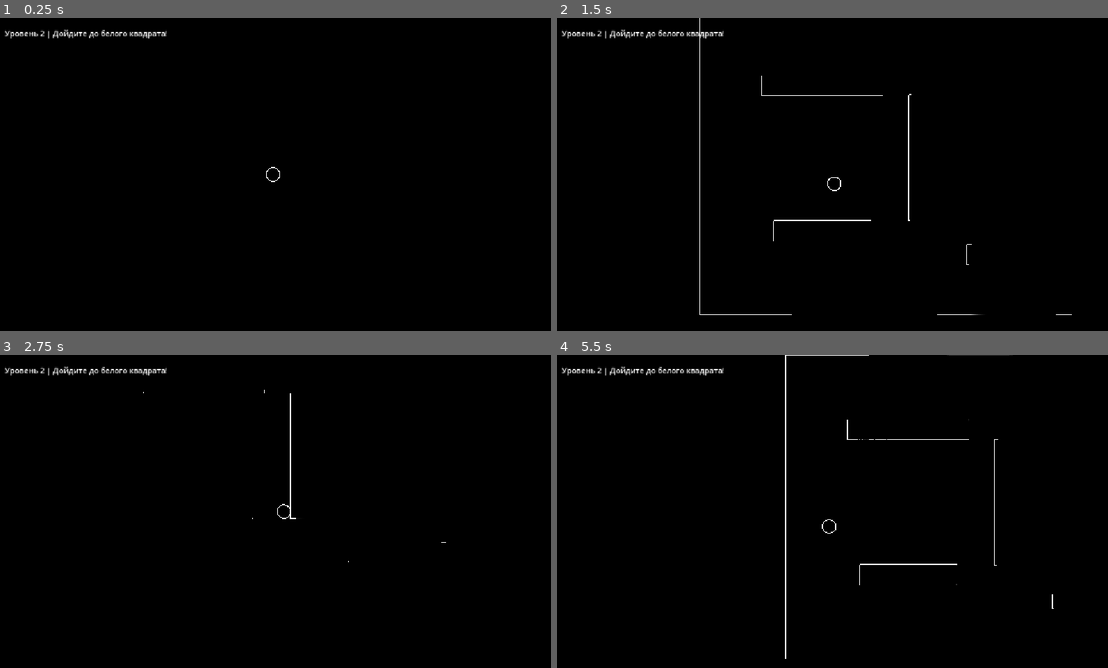
Above: before the commit, frames 1-4 (two rows, left to right).
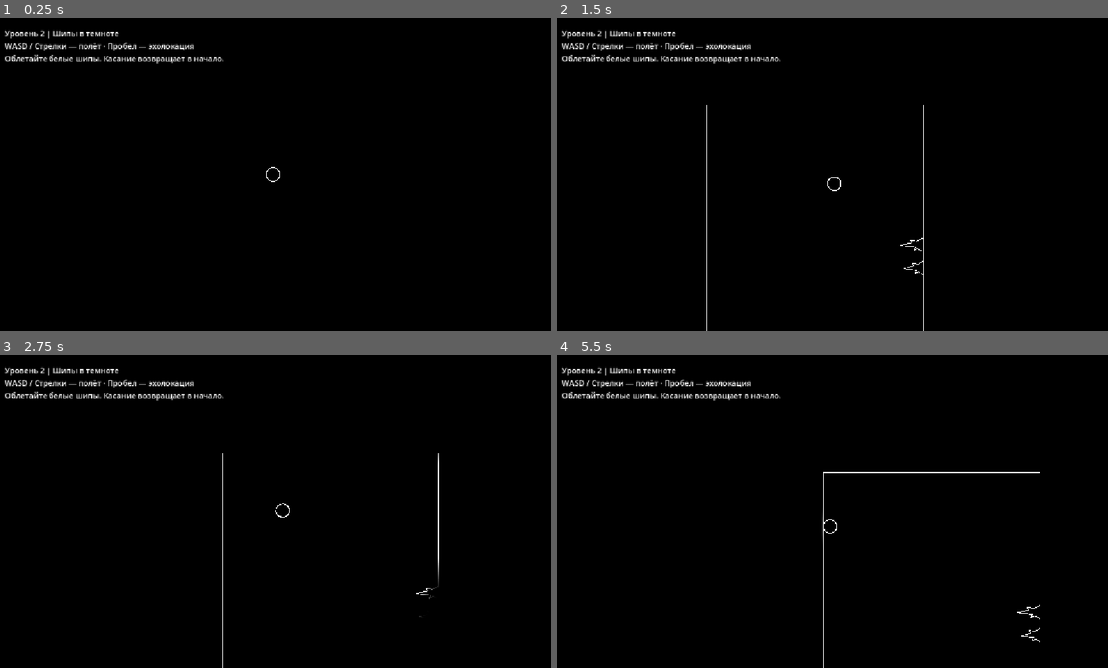
Above: after the commit, the same moments.

Repository: zhivushko/I-m_a_Bat
Game: Godot game, scene res://scenes/level/level_2.tscn
The game is run twice, just before and just after one commit, with the same random seed, the same clock (stepped at 60 frames per second) and the same inputs. This scene is started directly instead of the project's main scene.
Inputs:
- Up to frame 1 (0.25 s): no input
- Up to frame 2 (1.5 s): tap Enter (ui_accept) at 0.5, 0.77, 1.07 s; hold Right (ui_right) 0.53-1.28 s; hold Space 0.53-1.28 s; hold Down (ui_down) from 1.28 s (still down); tap Space at 1.35 s
- Up to frame 3 (2.75 s): tap Enter (ui_accept) at 1.52, 1.82 s; release Down (ui_down) at 2.03 s; hold Right (ui_right) from 2.03 s (still down); hold Space from 2.03 s (still down)
- Up to frame 4 (5.5 s): release Right (ui_right) at 2.78 s; release Space at 2.78 s; hold Up (ui_up) 2.78-3.53 s; tap Space at 2.85, 4.35 s; tap Enter (ui_accept) at 3.02, 3.32, 3.77, 4.07, 4.52, 4.82 s; hold Space 3.53-4.28 s; hold Left (ui_left) 3.53-5.03 s; hold Down (ui_down) from 5.03 s (still down); hold Space from 5.03 s (still down)

The runs differ from the first frame. In frame 1, 1.2% of the frame differs, in the area x 0-41%, y 3-15%; in frame 2, 1.8%; in frame 3, 1.5%; in frame 4, 2.0%, in the area x 0-91%, y 0-100%.

Commit message:
feat: add echolocation spikes and a new route to level two

Diff:
--- a/scenes/level/level_2.tscn
+++ b/scenes/level/level_2.tscn
@@ -4,6 +4,9 @@
 [ext_resource type="PackedScene" uid="uid://13n2vsfqwo72" path="res://scenes/player/Player.tscn" id="2_player"]
 [ext_resource type="PackedScene" path="res://scenes/world/LevelExit.tscn" id="3_exit"]
 [ext_resource type="AudioStream" uid="uid://crm2n880xhy36" path="res://assets/sounds/Gul.ogg" id="4_c0fdf"]
+[ext_resource type="PackedScene" path="res://scenes/world/Wall.tscn" id="5_wall"]
+[ext_resource type="PackedScene" path="res://scenes/world/Spike.tscn" id="6_spike"]
+[ext_resource type="PackedScene" path="res://scenes/fx/SoundPoint.tscn" id="7_sound"]
 
 [node name="Level2" type="Node2D" unique_id=695234495]
 script = ExtResource("1_main")
@@ -21,11 +24,87 @@
 
 [node name="Walls" type="Node2D" parent="." unique_id=1332259912]
 
+[node name="TopBoundary" parent="Walls" instance=ExtResource("5_wall")]
+position = Vector2(640, 30)
+polygon_points = PackedVector2Array(-640, -30, 640, -30, 640, 30, -640, 30)
+
+[node name="BottomBoundary" parent="Walls" instance=ExtResource("5_wall")]
+position = Vector2(640, 770)
+polygon_points = PackedVector2Array(-640, -30, 640, -30, 640, 30, -640, 30)
+
+[node name="LeftBoundary" parent="Walls" instance=ExtResource("5_wall")]
+position = Vector2(30, 400)
+polygon_points = PackedVector2Array(-30, -400, 30, -400, 30, 400, -30, 400)
+
+[node name="RightBoundary" parent="Walls" instance=ExtResource("5_wall")]
+position = Vector2(1250, 400)
+polygon_points = PackedVector2Array(-30, -400, 30, -400, 30, 400, -30, 400)
+
+[node name="UpperPartition" parent="Walls" instance=ExtResource("5_wall")]
+position = Vector2(545, 310)
+polygon_points = PackedVector2Array(-35, -250, 35, -250, 35, 250, -35, 250)
+
+[node name="LowerPartition" parent="Walls" instance=ExtResource("5_wall")]
+position = Vector2(905, 500)
+polygon_points = PackedVector2Array(-35, -240, 35, -240, 35, 240, -35, 240)
+
+[node name="FirstPassageCeilingSpike" parent="Walls" instance=ExtResource("6_spike")]
+position = Vector2(545, 560)
+rotation = 3.1415927
+scale = Vector2(1.458333, 1)
+
+[node name="FirstPassageFloorSpike1" parent="Walls" instance=ExtResource("6_spike")]
+position = Vector2(497, 740)
+scale = Vector2(1, 0.85)
+
+[node name="FirstPassageFloorSpike2" parent="Walls" instance=ExtResource("6_spike")]
+position = Vector2(545, 740)
+
+[node name="FirstPassageFloorSpike3" parent="Walls" instance=ExtResource("6_spike")]
+position = Vector2(593, 740)
+scale = Vector2(1, 0.92)
+
+[node name="ApproachSpike1" parent="Walls" instance=ExtResource("6_spike")]
+position = Vector2(510, 350)
+rotation = -1.5707963
+
+[node name="ApproachSpike2" parent="Walls" instance=ExtResource("6_spike")]
+position = Vector2(510, 398)
+rotation = -1.5707963
+scale = Vector2(1, 0.85)
+
+[node name="SecondPassageFloorSpike" parent="Walls" instance=ExtResource("6_spike")]
+position = Vector2(905, 260)
+scale = Vector2(1.458333, 1)
+
+[node name="SecondPassageCeilingSpike1" parent="Walls" instance=ExtResource("6_spike")]
+position = Vector2(857, 60)
+rotation = 3.1415927
+scale = Vector2(1, 0.9)
+
+[node name="SecondPassageCeilingSpike2" parent="Walls" instance=ExtResource("6_spike")]
+position = Vector2(905, 60)
+rotation = 3.1415927
+
+[node name="SecondPassageCeilingSpike3" parent="Walls" instance=ExtResource("6_spike")]
+position = Vector2(953, 60)
+rotation = 3.1415927
+scale = Vector2(1, 0.8)
+
+[node name="DescentSpike1" parent="Walls" instance=ExtResource("6_spike")]
+position = Vector2(940, 422)
+rotation = 1.5707963
+
+[node name="DescentSpike2" parent="Walls" instance=ExtResource("6_spike")]
+position = Vector2(940, 470)
+rotation = 1.5707963
+scale = Vector2(1, 0.9)
+
 [node name="Player" parent="." unique_id=237330710 instance=ExtResource("2_player")]
-position = Vector2(160, 360)
+position = Vector2(160, 180)
 
 [node name="LevelExit" parent="." unique_id=1384217243 instance=ExtResource("3_exit")]
-position = Vector2(1150, 360)
+position = Vector2(1130, 640)
 current_level_index = 2
 
 [node name="UI" type="CanvasLayer" parent="." unique_id=986291746]
@@ -33,9 +112,11 @@
 [node name="ControlHint" type="Label" parent="UI" unique_id=316974483]
 offset_left = 20.0
 offset_top = 20.0
-offset_right = 500.0
-offset_bottom = 70.0
-text = "Уровень 2 | Дойдите до белого квадрата!"
+offset_right = 850.0
+offset_bottom = 110.0
+text = "Уровень 2 | Шипы в темноте
+WASD / Стрелки — полёт · Пробел — эхолокация
+Облетайте белые шипы. Касание возвращает в начало."
 
 [node name="AmbientHum" type="AudioStreamPlayer" parent="." unique_id=1296820412]
 stream = ExtResource("4_c0fdf")
@@ -44,3 +125,10 @@
 parameters/looping = true
 
 [node name="AudioPoints" type="Node2D" parent="." unique_id=847879369]
+
+[node name="FirstPassageDrips" parent="AudioPoints" instance=ExtResource("7_sound")]
+position = Vector2(650, 650)
+
+[node name="SecondPassageRocks" parent="AudioPoints" instance=ExtResource("7_sound")]
+position = Vector2(1020, 160)
+sound_type = "rock"
--- /dev/null
+++ b/scenes/world/Spike.tscn
@@ -0,0 +1,16 @@
+[gd_scene load_steps=3 format=3]
+
+[ext_resource type="PackedScene" path="res://scenes/world/Wall.tscn" id="1_wall"]
+[ext_resource type="Script" path="res://scenes/world/spike.gd" id="2_spike"]
+
+[node name="Spike" instance=ExtResource("1_wall")]
+script = ExtResource("2_spike")
+polygon_points = PackedVector2Array(-14, 0, -8, -13, -12, -20, -5, -17, -2, -48, 4, -24, 10, -28, 7, -14, 14, 0)
+
+[node name="DamageArea" type="Area2D" parent="."]
+collision_layer = 0
+collision_mask = 1
+monitorable = false
+
+[node name="CollisionPolygon2D" type="CollisionPolygon2D" parent="DamageArea"]
+polygon = PackedVector2Array(-18, 4, -2, -52, 18, 4)
--- /dev/null
+++ b/scenes/world/spike.gd
@@ -0,0 +1,41 @@
+@tool
+extends "res://scenes/world/wall.gd"
+
+const REVEAL_DURATION_SCALE: float = 1.04
+
+@onready var damage_area: Area2D = $DamageArea
+@onready var damage_polygon: CollisionPolygon2D = $DamageArea/CollisionPolygon2D
+
+var restarting: bool = false
+
+func _ready() -> void:
+	super._ready()
+	if not Engine.is_editor_hint():
+		damage_area.body_entered.connect(_on_body_entered)
+
+func setup_wall() -> void:
+	super.setup_wall()
+	# Use the walls' lighting and shader so both contours fade together.
+	# Small teeth should not cast a shadow over their own outline.
+	if light_occluder:
+		light_occluder.visible = false
+	if line_2d:
+		line_2d.width = 1.8
+		line_2d.joint_mode = Line2D.LINE_JOINT_SHARP
+	if damage_polygon and polygon_points.size() >= 3:
+		# Detect contact just before the solid surface stops the player.
+		var expanded := Geometry2D.offset_polygon(polygon_points, 4.0)
+		if not expanded.is_empty():
+			damage_polygon.polygon = expanded[0]
+
+func reveal(duration: float = 3.0) -> void:
+	super.reveal(duration * REVEAL_DURATION_SCALE)
+
+func _on_body_entered(body: Node2D) -> void:
+	if restarting or body != get_tree().current_scene.get_node_or_null("Player"):
+		return
+	restarting = true
+	_restart_level.call_deferred()
+
+func _restart_level() -> void:
+	get_tree().reload_current_scene()
Not shown, added: scenes/world/spike.gd.uid
